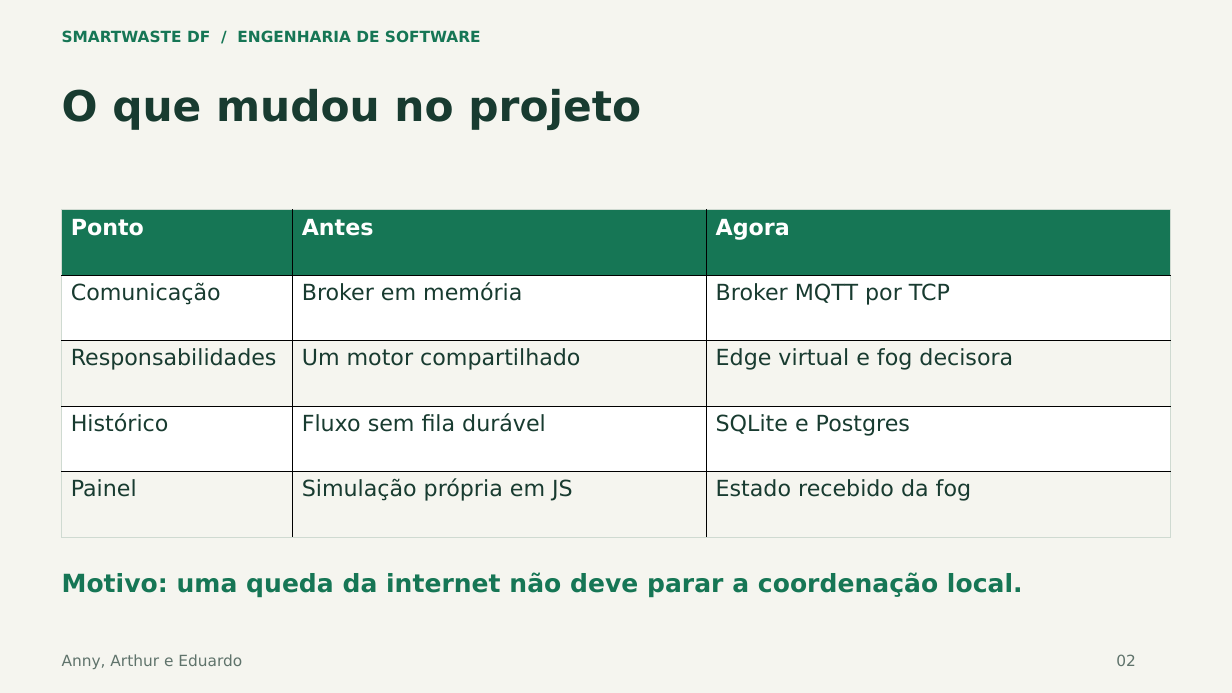
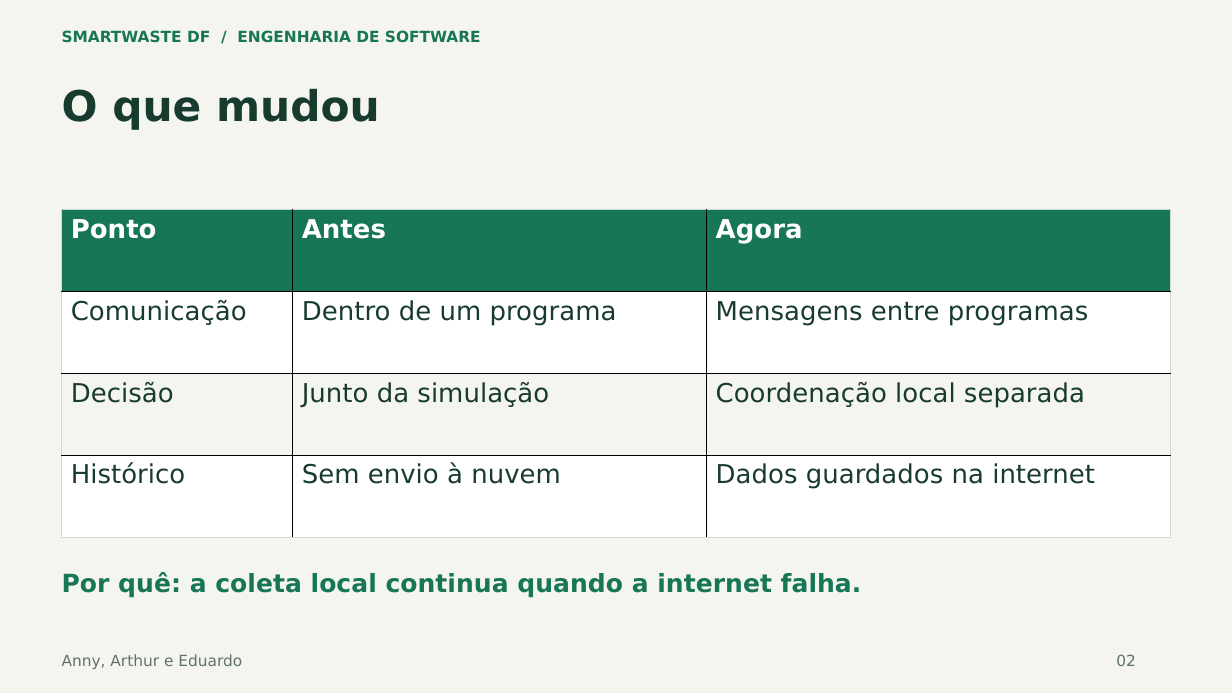
Before and after one commit to annygabb/IoT---Coleta, a slide deck: slide 2 of docs/entrega/SmartWaste_Apresentacao_Atualizada.pptx. Drawn at 1232x693 pixels with LibreOffice and Linux fonts; fonts in the diff are those of the drawing. Boxes give left, top, right and bottom in pixels: in the first picture for what was removed or moved away, otherwise in the second. Text is boxed around its words. In the diff, an @@ line names an element or a change of style, - is before the commit and + after.

```diff
--- a/docs/entrega/SmartWaste_Apresentacao_Atualizada.pptx
+++ b/docs/entrega/SmartWaste_Apresentacao_Atualizada.pptx
@@ text at (x1=62, y1=89, x2=380, y2=130): text changed @@
-O que mudou no projeto
+O que mudou
@@ table at (x1=62, y1=210, x2=1171, y2=537) @@
-row 2: Comunicação | Broker em memória | Broker MQTT por TCP
-row 3: Responsabilidades | Um motor compartilhado | Edge virtual e fog decisora
-row 4: Histórico | Fluxo sem fila durável | SQLite e Postgres
-row 5: Painel | Simulação própria em JS | Estado recebido da fog
+row 2: Comunicação | Dentro de um programa | Mensagens entre programas
+row 3: Decisão | Junto da simulação | Coordenação local separada
+row 4: Histórico | Sem envio à nuvem | Dados guardados na internet
@@ text at (x1=62, y1=572, x2=862, y2=598): text changed @@
-Motivo: uma queda da internet não deve parar a coordenação local.
+Por quê: a coleta local continua quando a internet falha.
```
Also in this commit, not shown: 9 other slides changed, 10 slides removed, 1 other file.
